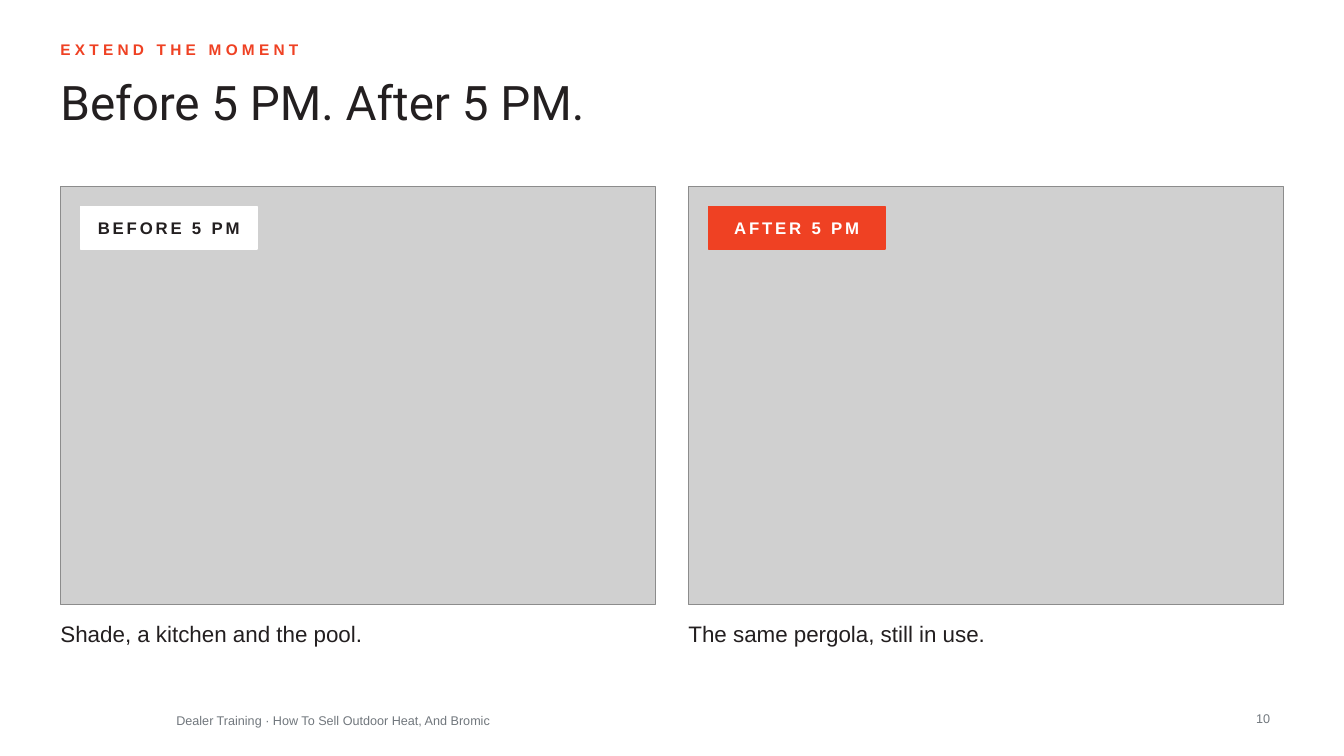
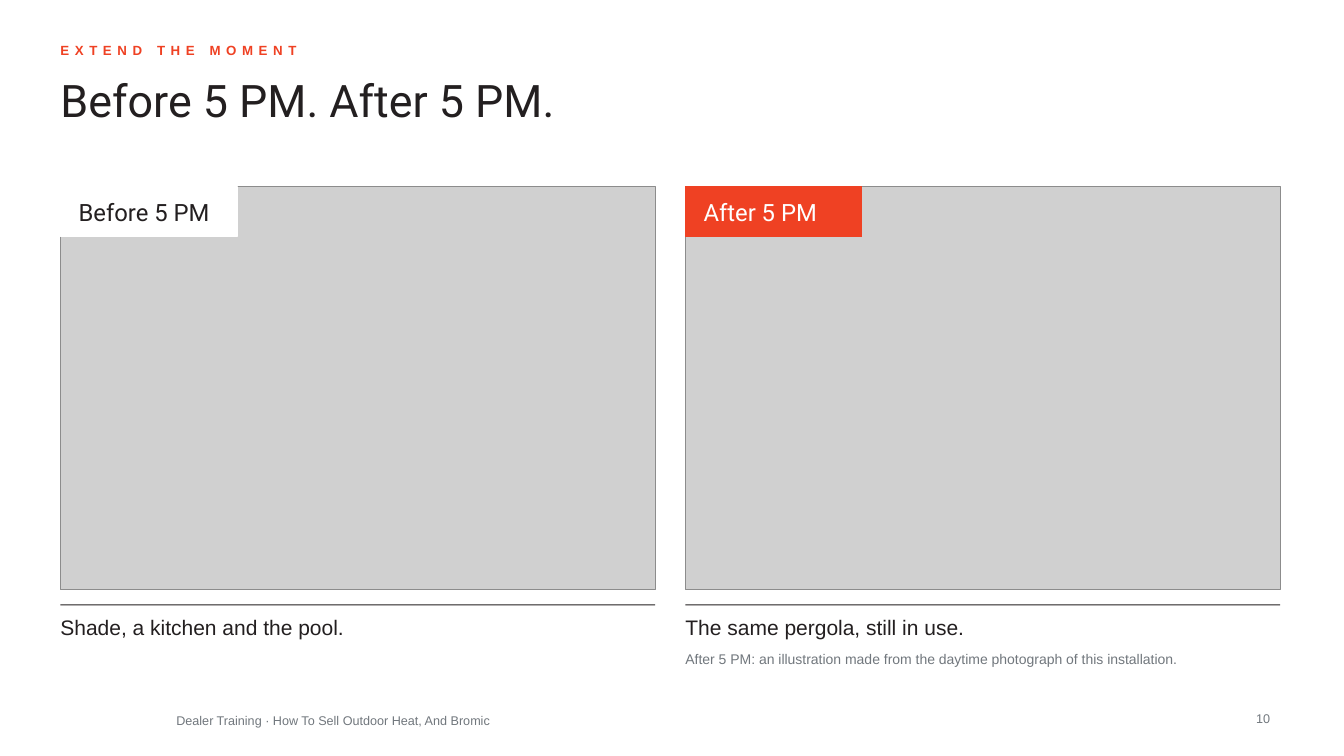
Before and after one commit to aayuvis/Bromic_Marketing, a slide deck: slide 10 of decks/training/out/Bromic-Dealer-How-To-Sell-Outdoor-Heat.pptx. Drawn at 1344x756 pixels with LibreOffice and Linux fonts; fonts in the diff are those of the drawing; grey boxes stand for pictures; background and template pictures are left out. Boxes give left, top, right and bottom in pixels: in the first picture for what was removed or moved away, otherwise in the second. Text is boxed around its words. In the diff, an @@ line names an element or a change of style, - is before the commit and + after.

```diff
--- a/decks/training/out/Bromic-Dealer-How-To-Sell-Outdoor-Heat.pptx
+++ b/decks/training/out/Bromic-Dealer-How-To-Sell-Outdoor-Heat.pptx
@@ text "EXTEND THE MOMENT" at bbox=[60, 42, 1069, 71]: size 11 to 9.5 pt, letter spacing 3 to 4 pt @@
@@ title "Before 5 PM. After 5 ..." at bbox=[60, 83, 554, 118]: size 34 to 32 pt @@
@@ picture: place and size @@
-picture at bbox=[60, 187, 655, 605]
+picture at bbox=[60, 187, 655, 590]
@@ rectangle: place and size @@
-rectangle at bbox=[81, 207, 257, 249]
+rectangle at bbox=[60, 187, 237, 237]
@@ text at bbox=[79, 203, 210, 222]: text changed; size 12 to 17 pt; font Arial to Roboto; bold off @@
-BEFORE 5 PM
+Before 5 PM
@@ picture: place and size @@
-picture at bbox=[689, 187, 1284, 605]
+picture at bbox=[686, 187, 1280, 590]
@@ rectangle: place and size @@
-rectangle at bbox=[709, 207, 885, 249]
+rectangle at bbox=[686, 187, 862, 237]
@@ text at bbox=[704, 203, 817, 222]: text changed; size 12 to 17 pt; font Arial to Roboto; bold off @@
-AFTER 5 PM
+After 5 PM
@@ text "Shade, a kitchen and the ..." at bbox=[60, 619, 343, 640]: size 16 to 15 pt @@
@@ line added from (60, 605) to (655, 605), #231F20 0.75 pt @@
@@ text "The same pergola, still in ..." at bbox=[685, 619, 964, 640]: size 16 to 15 pt @@
@@ line added from (686, 605) to (1280, 605), #231F20 0.75 pt @@
@@ text added at bbox=[685, 654, 1177, 667], 10 pt, text #71777D @@
+After 5 PM: an illustration made from the daytime photograph of this installation.
```
Also in this commit, not shown: 28 other slides changed, 58 other files.
